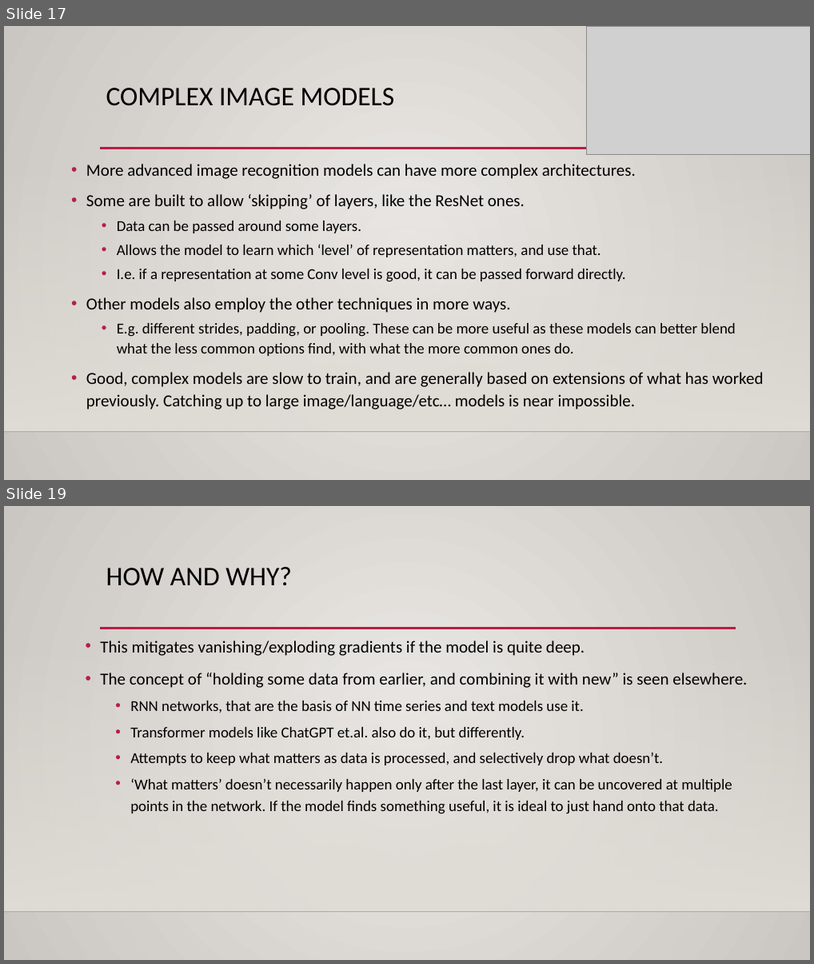
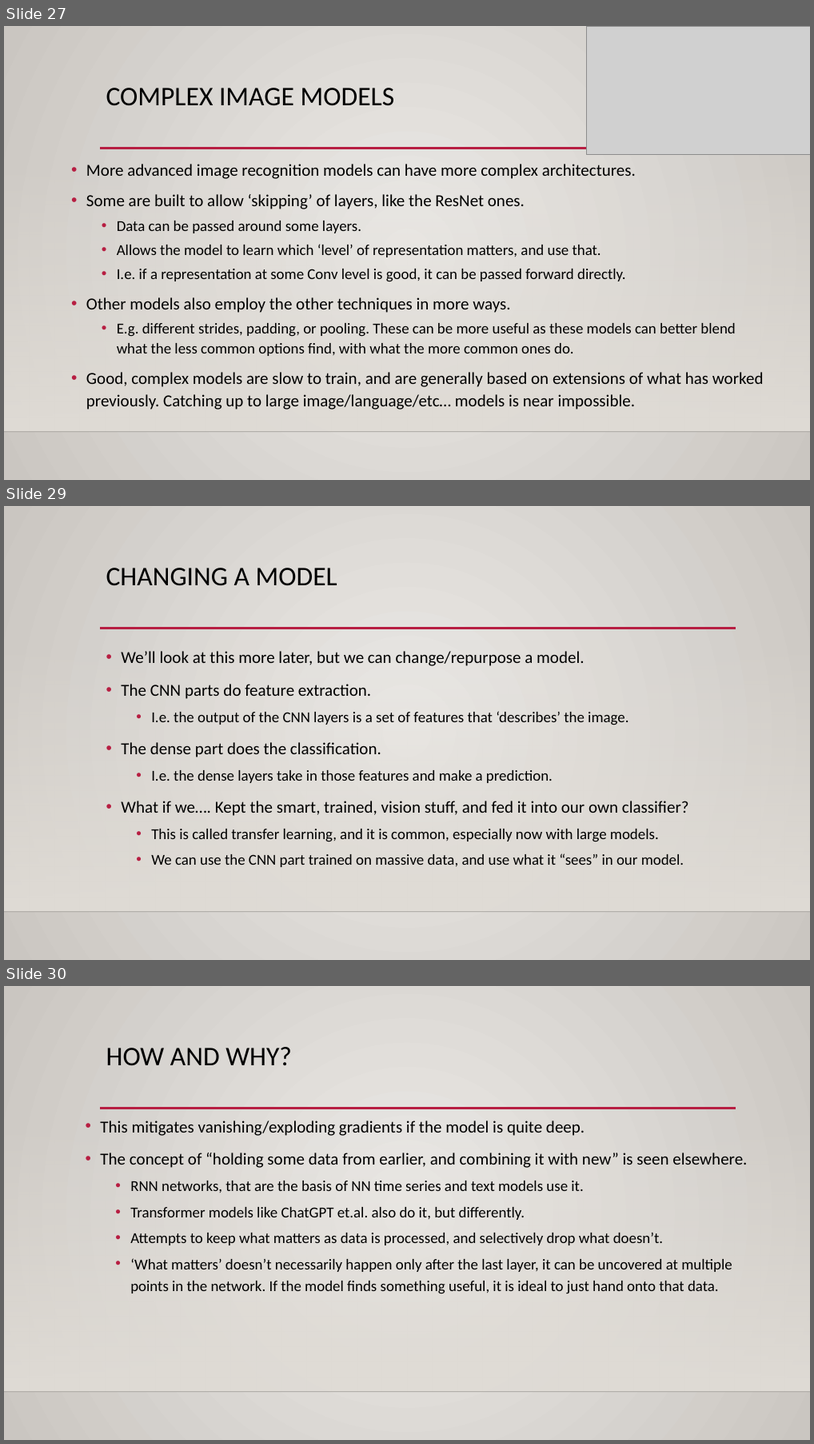
Before and after one commit to calvint13/Intro_to_Machine_Learning_Student_Workbooks, a slide deck: reference_content/Slides/tensorboard_cnn_2.pptx. Shown one above the other, each under a label of ours: slides 17 and 19 before the commit, slides 27, 29 and 30 after it; the slides between them are not shown. The pictures are 814x964 and 814x1444 pixels, drawn with LibreOffice and Linux fonts; fonts in the diff are those of the drawing; grey boxes stand for pictures; background and template pictures are left out. Boxes give left, top, right and bottom in pixels: in the first picture for what was removed or moved away, otherwise in the second. Text is boxed around its words. In the diff, an @@ line names an element or a change of style, - is before the commit and + after.

```diff
--- a/reference_content/Slides/tensorboard_cnn_2.pptx
+++ b/reference_content/Slides/tensorboard_cnn_2.pptx
@@ slide 29 added at box(4, 506, 810, 960), background gradient #ECEAE7 to #CAC7C1; not listed: 3 template elements that a slide beside it also shows @@
@@ title added at box(106, 568, 338, 586), 32 pt, text #000000 @@
+CHANGING A MODEL
@@ text added at box(121, 651, 690, 867), 18 pt, text #000000 @@
+• We’ll look at this more later, but we can change/repurpose a model.
+• The CNN parts do feature extraction.
+  • I.e. the output of the CNN layers is a set of features that ‘describes’ the image.
+• The dense part does the classification.
+  • I.e. the dense layers take in those features and make a prediction.
+• What if we…. Kept the smart, trained, vision stuff, and fed it into our own classifier?
+  • This is called transfer learning, and it is common, especially now with large models.
+  • We can use the CNN part trained on massive data, and use what it “sees” in our model.
@@ what was slide 17 is now slide 27 @@
@@ what was slide 19 is now slide 30 @@
```
Also in this commit, not shown: 3 slides changed, 8 other slides added, 5 slides removed, 1 other file.
